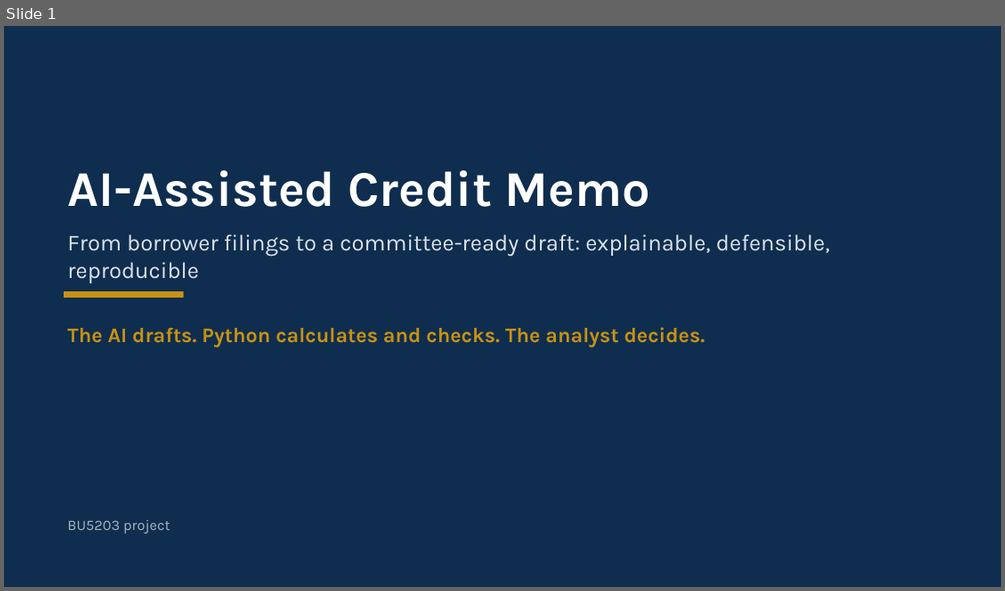
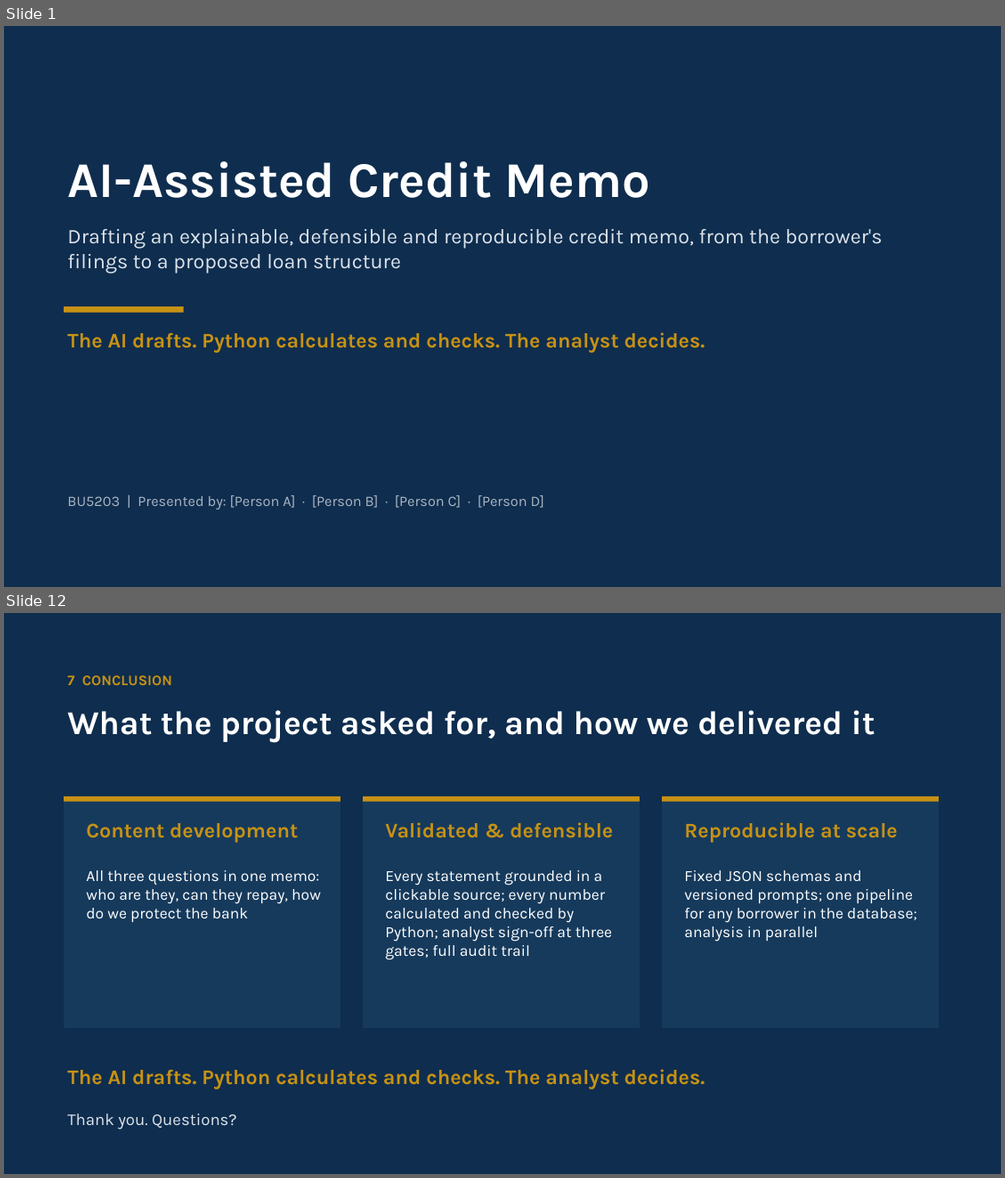
Before and after one commit to victor-CpUlU/BU5203, a slide deck: Credit_Memo_AI_Presentation.pptx. Shown one above the other, each under a label of ours: slide 1 before the commit, slides 1 and 12 after it; the slides between them are not shown. The pictures are 1005x591 and 1005x1178 pixels, drawn with LibreOffice and Linux fonts; fonts in the diff are those of the drawing. Boxes give left, top, right and bottom in pixels: in the first picture for what was removed or moved away, otherwise in the second. Text is boxed around its words. In the diff, an @@ line names an element or a change of style, - is before the commit and + after.

```diff
--- a/Credit_Memo_AI_Presentation.pptx
+++ b/Credit_Memo_AI_Presentation.pptx
@@ slide 12 added at (4, 613, 1001, 1174), background #FFFFFF @@
@@ rectangle added at (4, 613, 1001, 1174), fill #0F2D4E @@
@@ text added at (67, 675, 172, 685), 14 pt, text #C79214, bold @@
+7 CONCLUSION
@@ text added at (67, 710, 875, 743), 32 pt, text #FFFFFF, bold @@
+What the project asked for, and how we delivered it
@@ rectangle added at (64, 796, 340, 1028), fill #163A5C @@
@@ rectangle added at (64, 796, 340, 802), fill #C79214 @@
@@ rectangle added at (363, 796, 639, 1028), fill #163A5C @@
@@ rectangle added at (363, 796, 639, 802), fill #C79214 @@
@@ rectangle added at (662, 796, 938, 1028), fill #163A5C @@
@@ rectangle added at (662, 796, 938, 802), fill #C79214 @@
@@ text added at (86, 823, 298, 843), 20 pt, text #C79214, bold @@
+Content development
@@ text added at (385, 822, 613, 838), 20 pt, text #C79214, bold @@
+Validated & defensible
@@ text added at (684, 822, 898, 843), 20 pt, text #C79214, bold @@
+Reproducible at scale
@@ text added at (86, 870, 321, 922), 15 pt, text #FFFFFF @@
+All three questions in one memo: who are they, can they repay, how do we protect the bank
@@ text added at (385, 870, 612, 960), 15 pt, text #FFFFFF @@
+Every statement grounded in a clickable source; every number calculated and checked by Python; analyst sign-off at three gates; full audit trail
@@ text added at (684, 870, 917, 941), 15 pt, text #FFFFFF @@
+Fixed JSON schemas and versioned prompts; one pipeline for any borrower in the database; analysis in parallel
@@ text added at (67, 1069, 705, 1089), 20 pt, text #C79214, bold @@
+The AI drafts. Python calculates and checks. The analyst decides.
@@ text added at (67, 1113, 237, 1129), 16 pt, text #DDE4EC @@
+Thank you. Questions?
@@ slide 1 changed as well @@
@@ text "AI-Assisted Credit Memo": place and size @@
-text "AI-Assisted Credit Memo" at (67, 170, 649, 207)
+text "AI-Assisted Credit Memo" at (67, 161, 649, 198)
@@ text at (67, 229, 882, 273): text changed; size 22 to 20 pt @@
-From borrower filings to a committee-ready draft: explainable, defensible, reproducible
+Drafting an explainable, defensible and reproducible credit memo, from the borrower's filings to a proposed loan structure
@@ rectangle: place and size @@
-rectangle at (64, 291, 184, 297)
+rectangle at (64, 306, 184, 313)
@@ text "The AI drafts. Python calculates ...": place and size @@
-text "The AI drafts. Python calculates ..." at (67, 327, 705, 346)
+text "The AI drafts. Python calculates ..." at (67, 332, 705, 353)
@@ text at (67, 495, 544, 509): text changed @@
-BU5203 project
+BU5203 | Presented by: [Person A] · [Person B] · [Person C] · [Person D]
```
Also in this commit, not shown: 11 other slides added, 8 slides removed, 3 other files.
